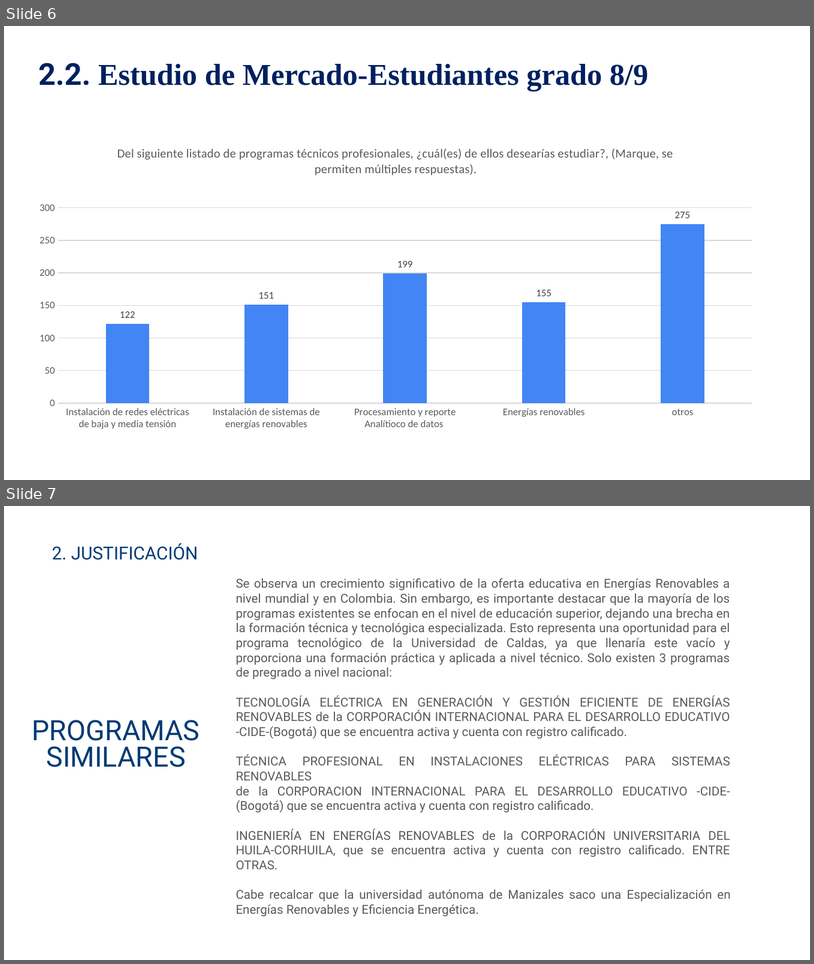
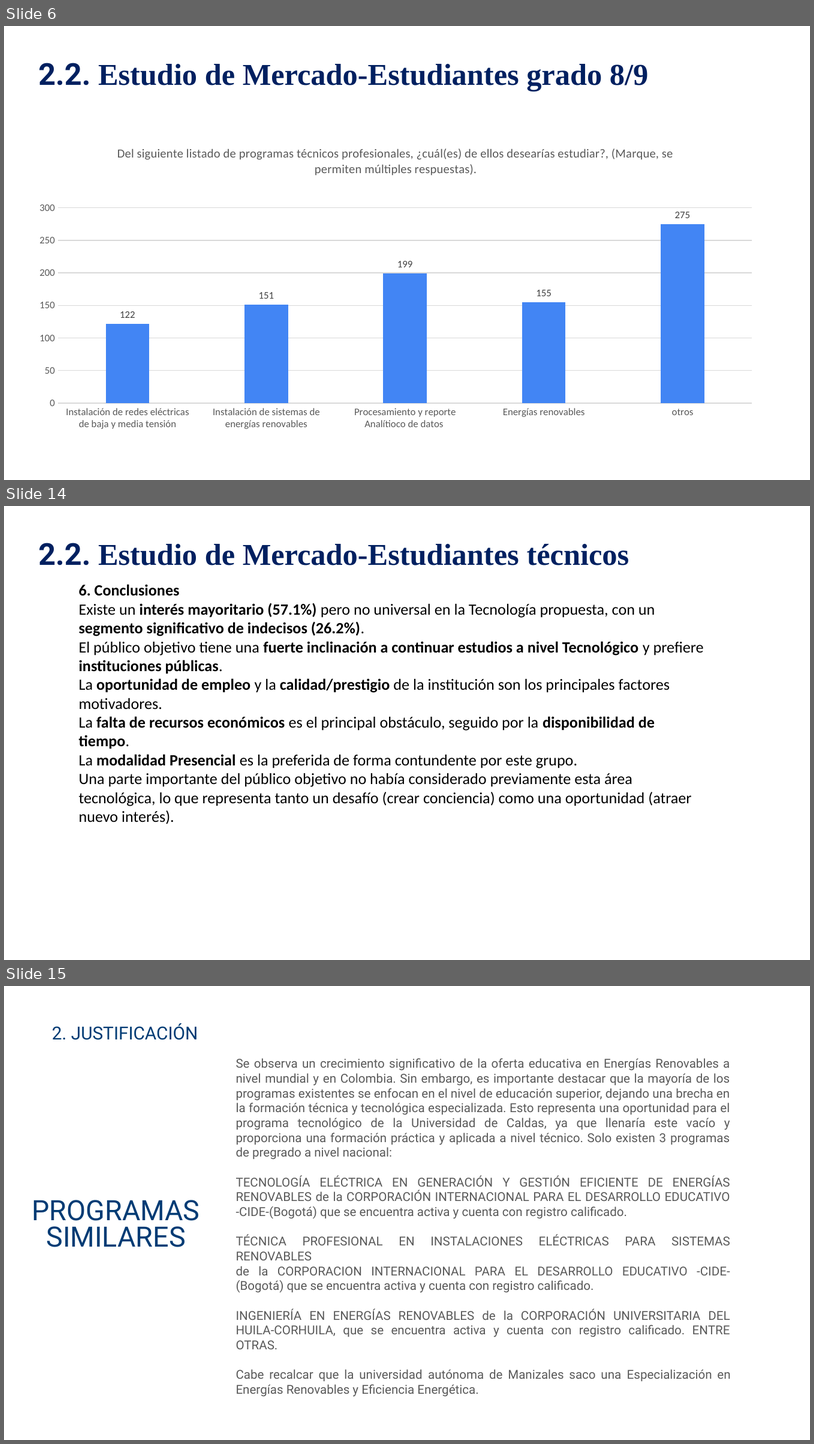
Before and after one commit to DanielVickG87/TECNOLOGIA_ELECTRICA_EN_GENERACION_Y_GESTION_EFICIENTE_DE_ENERGIAS_RENOVABLES, a slide deck: Presentación decanatura TECNOLOGÍA ELÉCTRICA EN GENERACIÓN Y GESTIÓN EFICIENTE DE ENERGÍAS RENOVABLES.pptx. Shown one above the other, each under a label of ours: slides 6 and 7 before the commit, slides 6, 14 and 15 after it; the slides between them are not shown. The pictures are 814x964 and 814x1444 pixels, drawn with LibreOffice and Linux fonts; fonts in the diff are those of the drawing; background and template pictures are left out. Boxes give left, top, right and bottom in pixels: in the first picture for what was removed or moved away, otherwise in the second. Text is boxed around its words. In the diff, an @@ line names an element or a change of style, - is before the commit and + after.

```diff
--- a/Presentación decanatura TECNOLOGÍA ELÉCTRICA EN GENERACIÓN Y GESTIÓN EFICIENTE DE ENERGÍAS RENOVABLES.pptx
+++ b/Presentación decanatura TECNOLOGÍA ELÉCTRICA EN GENERACIÓN Y GESTIÓN EFICIENTE DE ENERGÍAS RENOVABLES.pptx
@@ slide 14 added at bbox=[4, 506, 810, 960], background picture (left out) @@
@@ text added at bbox=[38, 543, 630, 565], 27 pt, text #002060, bold @@
+2.2. Estudio de Mercado-Estudiantes técnicos
@@ text added at bbox=[79, 584, 704, 824], 14 pt, text #000000 @@
+6. Conclusiones
+Existe un interés mayoritario (57.1%) pero no universal en la Tecnología propuesta, con un segmento significativo de indecisos (26.2%).
+El público objetivo tiene una fuerte inclinación a continuar estudios a nivel Tecnológico y prefiere instituciones públicas.
+La oportunidad de empleo y la calidad/prestigio de la institución son los principales factores motivadores.
+La falta de recursos económicos es el principal obstáculo, seguido por la disponibilidad de tiempo.
+La modalidad Presencial es la preferida de forma contundente por este grupo.
+Una parte importante del público objetivo no había considerado previamente esta área tecnológica, lo que representa tanto un desafío (crear conciencia) como una oportunidad (atraer nuevo interés).
@@ what was slide 7 is now slide 15 @@
```
Also in this commit, not shown: 7 other slides added, 1 slide removed, 3 other files.
